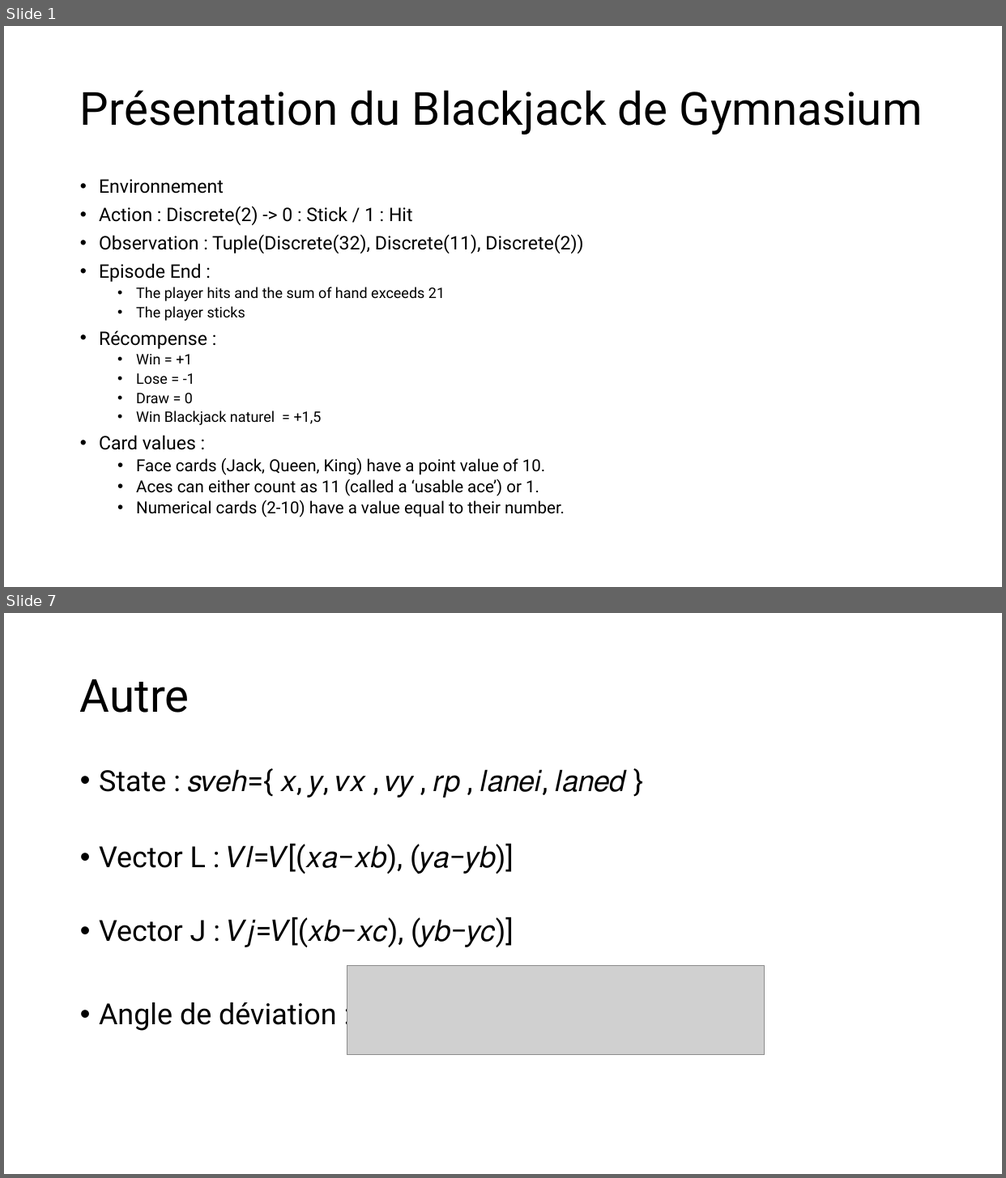
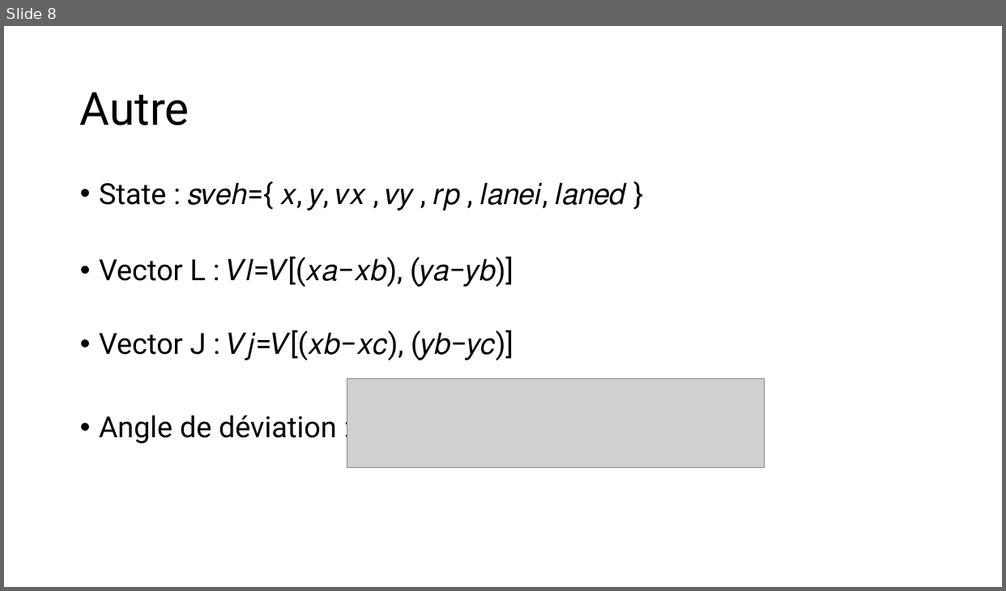
Before and after one commit to QuentinGense-hub/BlackJack_RL_QLearning_VS_SARSA, a slide deck: Autonomous Driving in Roundabout Maneuvers Using Reinforcement Learning.pptx. Shown one above the other, each under a label of ours: slides 1 and 7 before the commit, slide 8 after it; the slides between them are not shown. The pictures are 1006x1178 and 1006x591 pixels, drawn with LibreOffice and Linux fonts; fonts in the diff are those of the drawing; grey boxes stand for pictures. Boxes give left, top, right and bottom in pixels: in the first picture for what was removed or moved away, otherwise in the second. Text is boxed around its words. In the diff, an @@ line names an element or a change of style, - is before the commit and + after.

```diff
--- a/Autonomous Driving in Roundabout Maneuvers Using Reinforcement Learning.pptx
+++ b/Autonomous Driving in Roundabout Maneuvers Using Reinforcement Learning.pptx
@@ slide 1 removed at (x1=4, y1=26, x2=1002, y2=587), background #FFFFFF @@
@@ title removed at (x1=80, y1=90, x2=923, y2=135) @@
-Présentation du Blackjack de Gymnasium
@@ text removed at (x1=99, y1=179, x2=583, y2=518) @@
-• Environnement
-• Action : Discrete(2) -> 0 : Stick / 1 : Hit
-• Observation : Tuple(Discrete(32), Discrete(11), Discrete(2))
-• Episode End :
-  • The player hits and the sum of hand exceeds 21
-  • The player sticks
-• Récompense :
-  • Win = +1
-  • Lose = -1
-  • Draw = 0
-  • Win Blackjack naturel = +1,5
-• Card values :
-  • Face cards (Jack, Queen, King) have a point value of 10.
-  • Aces can either count as 11 (called a ‘usable ace’) or 1.
-  • Numerical cards (2-10) have a value equal to their number.
@@ what was slide 7 is now slide 8 @@
```
Also in this commit, not shown: 4 slides changed, 2 slides added, 8 other files.
